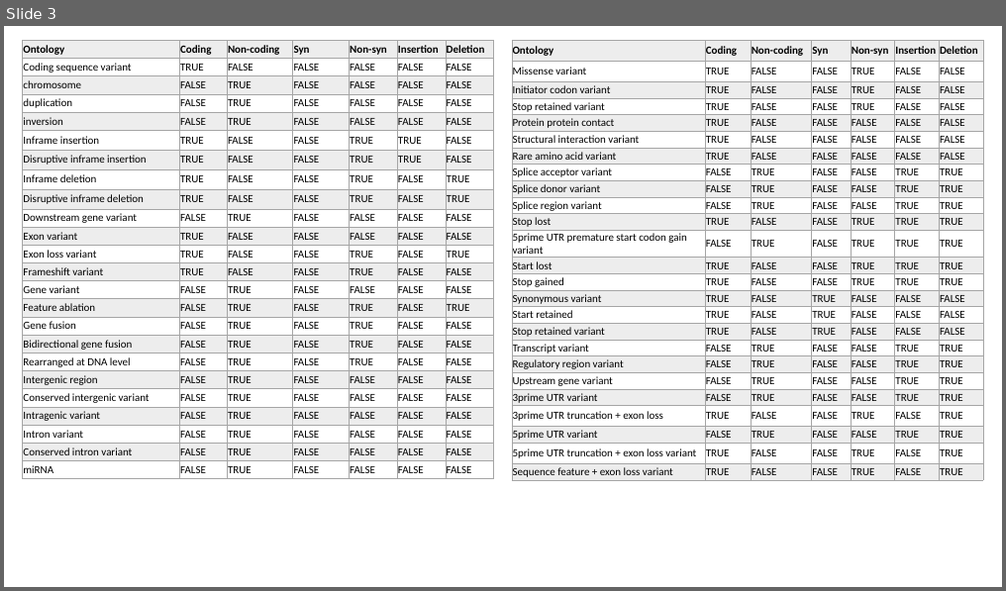
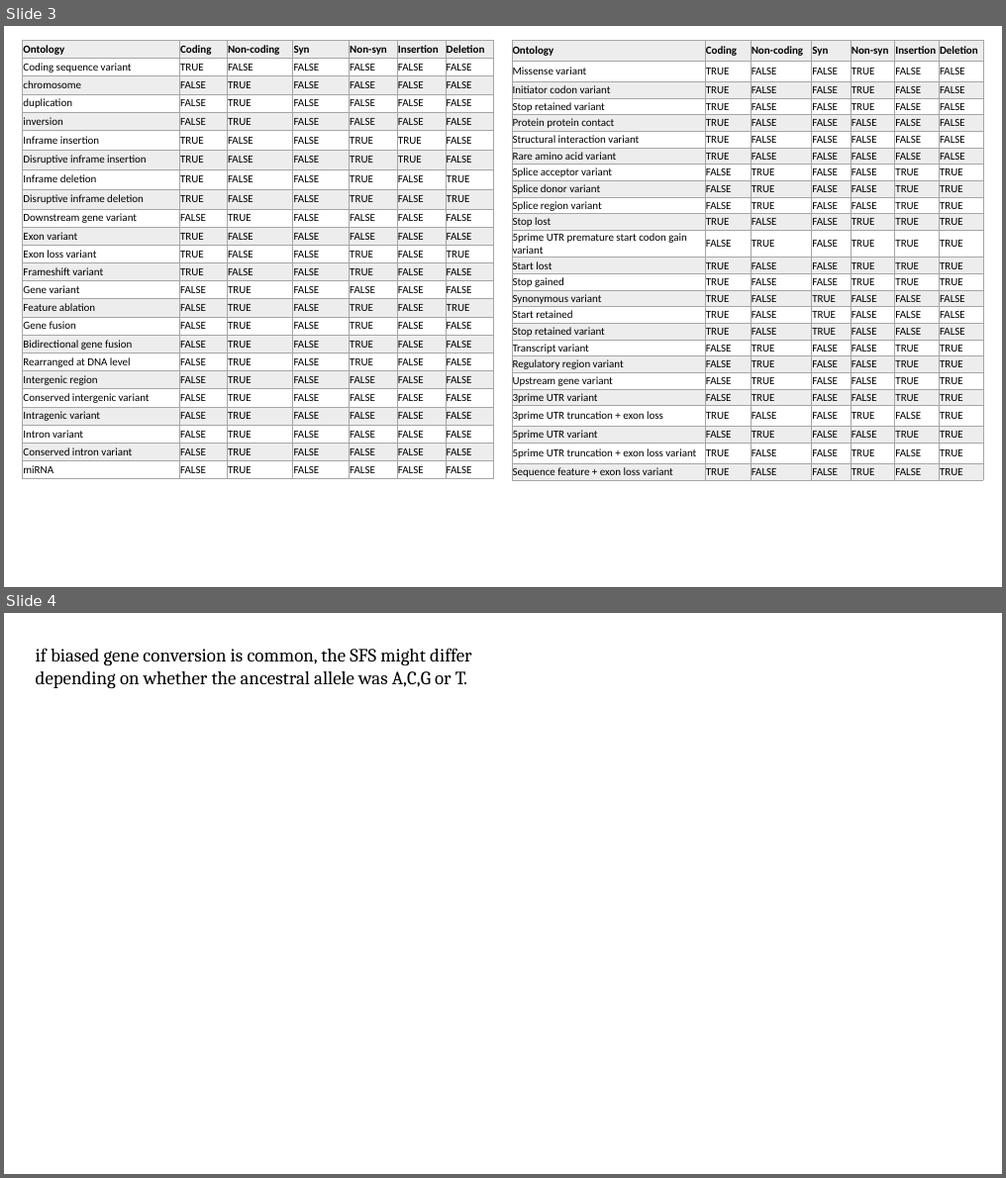
Before and after one commit to sam0per/Littorina_saxatilis_short_variants, a slide deck: short_genetic_variants/docs/short_indels_v05.pptx. Shown one above the other, each under a label of ours: slide 3 before the commit, slides 3 and 4 after it. The pictures are 1006x591 and 1006x1178 pixels, drawn with LibreOffice and Linux fonts; fonts in the diff are those of the drawing. Boxes give left, top, right and bottom in pixels: in the first picture for what was removed or moved away, otherwise in the second. Text is boxed around its words. In the diff, an @@ line names an element or a change of style, - is before the commit and + after.

```diff
--- a/short_genetic_variants/docs/short_indels_v05.pptx
+++ b/short_genetic_variants/docs/short_indels_v05.pptx
@@ slide 4 added at bbox=[4, 613, 1002, 1174], background #FFFFFF @@
@@ text added at bbox=[36, 648, 471, 688], 18 pt, text #000000 @@
+if biased gene conversion is common, the SFS might differ depending on whether the ancestral allele was A,C,G or T.
```
Also in this commit, not shown: 3 other files.
